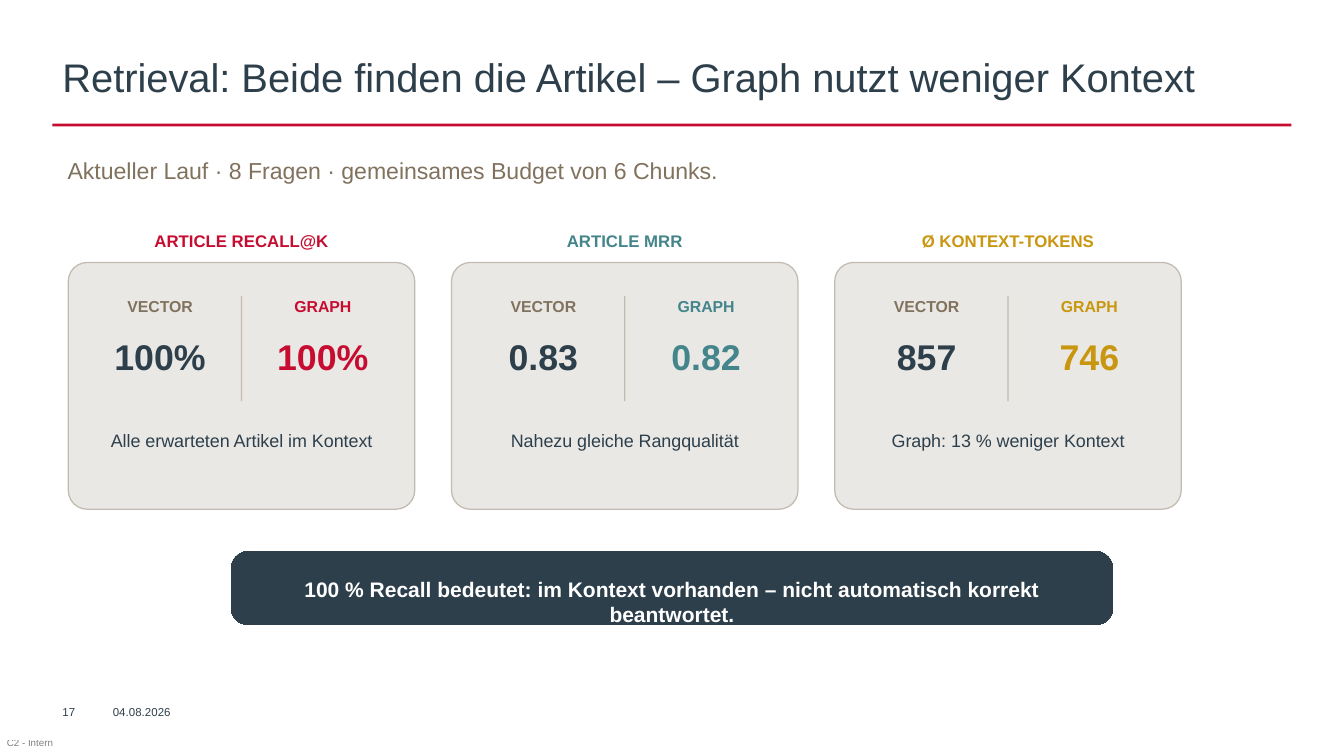
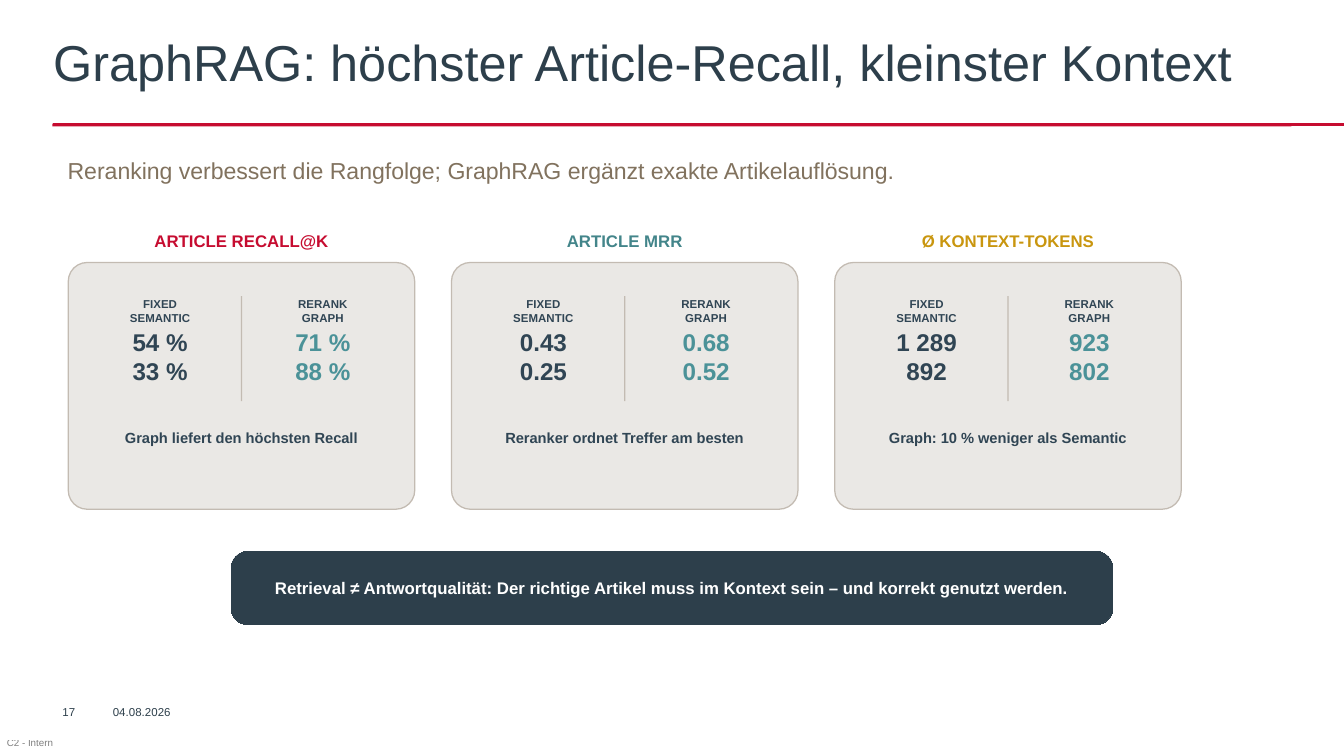
Before and after one commit to AkrosAG/RAG-Workshop, a slide deck: slide 16 of RAG_Workshop.pptx. Drawn at 1344x756 pixels with LibreOffice and Linux fonts; fonts in the diff are those of the drawing; background and template pictures are left out. Boxes give left, top, right and bottom in pixels: in the first picture for what was removed or moved away, otherwise in the second. Text is boxed around its words. In the diff, an @@ line names an element or a change of style, - is before the commit and + after.

```diff
--- a/RAG_Workshop.pptx
+++ b/RAG_Workshop.pptx
@@ rectangle removed at box(0, 0, 1344, 673) @@
@@ title added at box(53, 44, 1232, 91), 36 pt, text #2D3F4B @@
+GraphRAG: höchster Article-Recall, kleinster Kontext
@@ text removed at box(62, 63, 1195, 100) @@
-Retrieval: Beide finden die Artikel – Graph nutzt weniger Kontext
@@ text at box(68, 162, 894, 184): text changed @@
-Aktueller Lauf · 8 Fragen · gemeinsames Budget von 6 Chunks.
+Reranking verbessert die Rangfolge; GraphRAG ergänzt exakte Artikelauflösung.
@@ text at box(130, 300, 190, 322): text changed; size 11.2 to 8.2 pt; text colour #81725E to #304554 @@
-VECTOR
+FIXED
+SEMANTIC
@@ text at box(298, 300, 347, 308): paragraph added @@
+RERANK
@@ text at box(302, 314, 344, 322): size 11.2 to 8.2 pt, text colour #C60C30 to #304554 in "GRAPH" @@
@@ text at box(513, 300, 573, 322): text changed; size 11.2 to 8.2 pt; text colour #81725E to #304554 @@
-VECTOR
+FIXED
+SEMANTIC
@@ text at box(681, 300, 730, 308): paragraph added @@
+RERANK
@@ text at box(685, 314, 727, 322): size 11.2 to 8.2 pt, text colour #43858A to #304554 in "GRAPH" @@
@@ text at box(896, 300, 956, 322): text changed; size 11.2 to 8.2 pt; text colour #81725E to #304554 @@
-VECTOR
+FIXED
+SEMANTIC
@@ text at box(1065, 300, 1114, 308): paragraph added @@
+RERANK
@@ text at box(1068, 314, 1110, 322): size 11.2 to 8.2 pt, text colour #C9960F to #304554 in "GRAPH" @@
@@ text at box(133, 334, 160, 381): text changed; size 25.5 to 17.2 pt; text colour #2D3F4B to #304554 @@
-100%
+54 %
+33 %
@@ text at box(295, 334, 322, 380): text changed; size 25.5 to 17.2 pt; text colour #C60C30 to #4B9298 @@
-100%
+71 %
+88 %
@@ text at box(520, 334, 567, 380): text changed; size 25.5 to 17.2 pt; text colour #2D3F4B to #304554 @@
-0.83
+0.43
+0.25
@@ text at box(683, 334, 730, 380): text changed; size 25.5 to 17.2 pt; text colour #43858A to #4B9298 @@
-0.82
+0.68
+0.52
@@ text at box(896, 334, 956, 380): text changed; size 25.5 to 17.2 pt; text colour #2D3F4B to #304554 @@
-857
+1 289
+892
@@ text at box(1069, 334, 1109, 380): text changed; size 25.5 to 17.2 pt; text colour #C9960F to #4B9298 @@
-746
+923
+802
@@ text at box(125, 432, 358, 446): text changed; size 12.8 to 10.5 pt; text colour #2D3F4B to #304554; bold on @@
-Alle erwarteten Artikel im Kontext
+Graph liefert den höchsten Recall
@@ text at box(505, 432, 744, 443): text changed; size 12.8 to 10.5 pt; text colour #2D3F4B to #304554; bold on @@
-Nahezu gleiche Rangqualität
+Reranker ordnet Treffer am besten
@@ text at box(889, 432, 1127, 446): text changed; size 12.8 to 10.5 pt; text colour #2D3F4B to #304554; bold on @@
-Graph: 13 % weniger Kontext
+Graph: 10 % weniger als Semantic
@@ text "Retrieval ≠ Antwortqualität: Der richtige ..." at box(275, 582, 1067, 598): vertical alignment top to middle @@
@@ text at box(275, 582, 1067, 598): text changed; size 15 to 12 pt @@
-100 % Recall bedeutet: im Kontext vorhanden – nicht automatisch korrekt beantwortet.
+Retrieval ≠ Antwortqualität: Der richtige Artikel muss im Kontext sein – und korrekt genutzt werden.
```
Also in this commit, not shown: 1 slide added, 1 slide removed.
